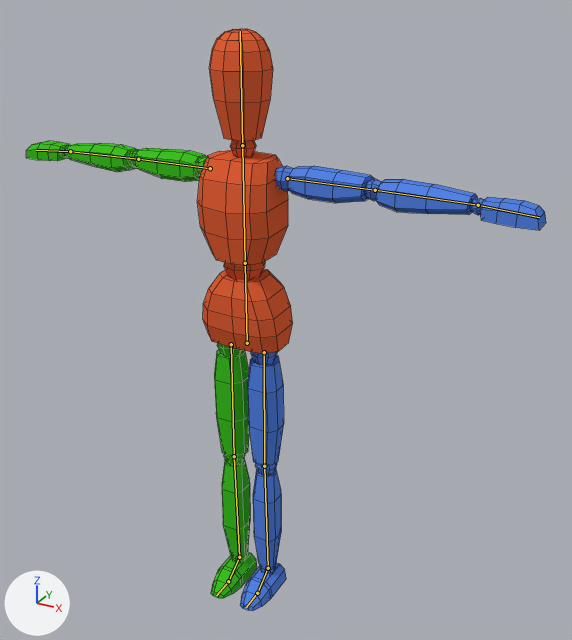
An edit to the Blender file Assets/Blender/E06 Run animation.blend, drawn before and after from the same camera.
Rendered twice from a camera (50 mm lens) standing at (1.099, -1.765, 1.845) and looking at (0.101, 0.05, 0.938). The lights are fixed; the arrows at lower left show +X, +Y and +Z. The bones that bend it are drawn over the model as lines. Mesh edges are drawn as thin lines.
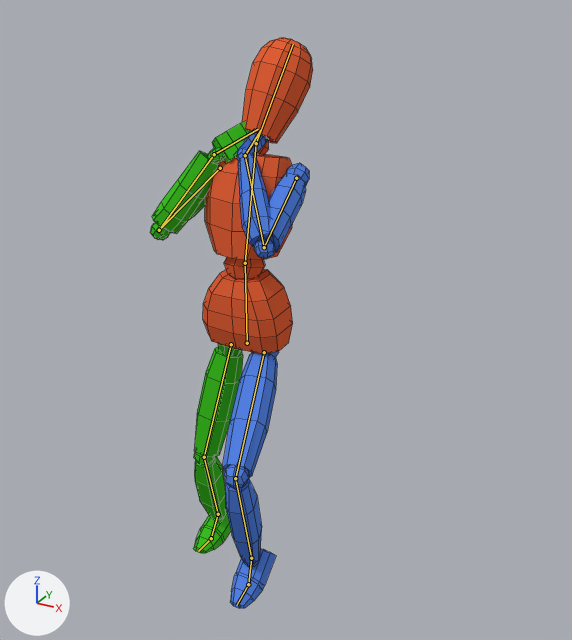
The newer file adds an action. The first version stands in its rest pose; the second is drawn at frame 13 of the action 'Dying'.

What changed in the scene script:
```text
Change bone_spine:
    where bone_spine = bpy.data.objects['Armature'].pose.bones['Spine']  # child of 'Hip'
    bone_spine.rotation_quaternion: (1.0, 0.0, 0.0, 0.0) -> (0.995, -0.105, 0.0, 0.0)  # degrees (0, 0, 0) -> degrees (-12, 0, 0)
Change bone_head:
    where bone_head = bpy.data.objects['Armature'].pose.bones['Head']  # child of 'Spine'
    bone_head.rotation_quaternion: (1.0, 0.0, 0.0, 0.0) -> (0.976, -0.141, -0.153, -0.056)  # degrees (0, 0, 0) -> degrees (-16, -18, -4)
Change bone_upper_arm_l:
    where bone_upper_arm_l = bpy.data.objects['Armature'].pose.bones['Upper Arm.L']  # child of 'Spine'
    bone_upper_arm_l.rotation_quaternion: (1.0, 0.0, 0.0, 0.0) -> (0.653, 0.218, -0.338, -0.642)  # degrees (0, 0, 0) -> degrees (47, -9, -93)
Change bone_lower_arm_l:
    where bone_lower_arm_l = bpy.data.objects['Armature'].pose.bones['Lower Arm.L']  # child of 'Upper Arm.L'
    bone_lower_arm_l.rotation_quaternion: (1.0, 0.0, 0.0, 0.0) -> (0.131, 0.936, 0.277, 0.175)  # degrees (0, 0, 0) -> degrees (159, -15, 36)
Change bone_hand_l:
    where bone_hand_l = bpy.data.objects['Armature'].pose.bones['Hand.L']  # child of 'Lower Arm.L'
    bone_hand_l.rotation_quaternion: (1.0, 0.0, 0.0, 0.0) -> (0.902, 0.167, 0.194, 0.347)  # degrees (0, 0, 0) -> degrees (27, 14, 45)
Change bone_upper_arm_r:
    where bone_upper_arm_r = bpy.data.objects['Armature'].pose.bones['Upper Arm.R']  # child of 'Spine'
    bone_upper_arm_r.rotation_quaternion: (1.0, 0.0, 0.0, 0.0) -> (0.802, 0.237, 0.199, 0.51)  # degrees (0, 0, 0) -> degrees (36, 4, 66)
Change bone_lower_arm_r:
    where bone_lower_arm_r = bpy.data.objects['Armature'].pose.bones['Lower Arm.R']  # child of 'Upper Arm.R'
    bone_lower_arm_r.rotation_quaternion: (1.0, 0.0, 0.0, 0.0) -> (0.203, 0.93, -0.138, -0.273)  # degrees (0, 0, 0) -> degrees (149, 27, -24)
Change bone_hand_r:
    where bone_hand_r = bpy.data.objects['Armature'].pose.bones['Hand.R']  # child of 'Lower Arm.R'
    bone_hand_r.rotation_quaternion: (1.0, 0.0, 0.0, 0.0) -> (0.906, 0.213, -0.289, -0.224)  # degrees (0, 0, 0) -> degrees (35, -25, -36)
Change bone_foot_l:
    where bone_foot_l = bpy.data.objects['Armature'].pose.bones['Foot.L']  # child of 'Lower Leg.L'
    bone_foot_l.rotation_quaternion: (1.0, 0.0, 0.0, 0.0) -> (0.941, -0.339, 0.0, 0.0)  # degrees (0, 0, 0) -> degrees (-40, 0, 0)
Change bone_toes_l:
    where bone_toes_l = bpy.data.objects['Armature'].pose.bones['Toes.L']  # child of 'Foot.L'
    bone_toes_l.rotation_quaternion: (1.0, 0.0, 0.0, 0.0) -> (0.984, 0.178, 0.0, 0.0)  # degrees (0, 0, 0) -> degrees (21, 0, 0)
Change bone_foot_r:
    where bone_foot_r = bpy.data.objects['Armature'].pose.bones['Foot.R']  # child of 'Lower Leg.R'
    bone_foot_r.rotation_quaternion: (1.0, 0.0, 0.0, 0.0) -> (0.989, -0.148, 0.0, 0.0)  # degrees (0, 0, 0) -> degrees (-17, 0, 0)
Change bone_toes_r:
    where bone_toes_r = bpy.data.objects['Armature'].pose.bones['Toes.R']  # child of 'Foot.R'
    bone_toes_r.rotation_quaternion: (1.0, 0.0, 0.0, 0.0) -> (0.989, 0.15, 0.0, 0.0)  # degrees (0, 0, 0) -> degrees (17, 0, 0)
Change bone_leg_ik_l:
    where bone_leg_ik_l = bpy.data.objects['Armature'].pose.bones['Leg IK.L']  # child of 'Root'
    bone_leg_ik_l.location: (0.0, 0.0, 0.0) -> (0.05, -0.181, 0.196)
Change bone_pole_target_l:
    where bone_pole_target_l = bpy.data.objects['Armature'].pose.bones['Pole Target.L']  # child of 'Root'
    bone_pole_target_l.location: (0.0, 0.0, 0.0) -> (0.146, 0.067, 0.0)
Change bone_leg_ik_r:
    where bone_leg_ik_r = bpy.data.objects['Armature'].pose.bones['Leg IK.R']  # child of 'Root'
    bone_leg_ik_r.location: (0.0, 0.0, 0.0) -> (-0.143, 0.094, 0.059)
Change bone_pole_target_r:
    where bone_pole_target_r = bpy.data.objects['Armature'].pose.bones['Pole Target.R']  # child of 'Root'
    bone_pole_target_r.location: (0.0, 0.0, 0.0) -> (-0.035, 0.099, 0.0)
```

What differs and where, as boxes (x1, y1, x2, y2) in the pictures (572 x 640 px):
'Cube', posed (69% narrower)
    before: (26, 29, 546, 611)
    after: (150, 38, 313, 608)
bone 'Spine', root to tip
    before: (245, 263) to (242, 145)
    after: (245, 263) to (256, 143)
bone 'Head', root to tip
    before: (242, 145) to (240, 31)
    after: (256, 143) to (293, 44)
bone 'Upper Arm.L', root to tip
    before: (287, 178) to (375, 190)
    after: (296, 178) to (264, 247)
bone 'Lower Arm.L', root to tip
    before: (375, 190) to (478, 205)
    after: (264, 247) to (245, 155)
bone 'Hand.L', root to tip
    before: (478, 205) to (539, 217)
    after: (245, 155) to (260, 130)
bone 'Upper Arm.R', root to tip
    before: (210, 168) to (138, 159)
    after: (220, 168) to (159, 230)
bone 'Lower Arm.R', root to tip
    before: (138, 159) to (70, 151)
    after: (159, 230) to (214, 154)
bone 'Hand.R', root to tip
    before: (70, 151) to (36, 150)
    after: (214, 154) to (258, 129)
bone 'Foot.L', root to tip
    before: (268, 568) to (257, 593)
    after: (251, 558) to (248, 584)
bone 'Toes.L', root to tip
    before: (257, 593) to (246, 607)
    after: (248, 584) to (236, 605)
bone 'Foot.R', root to tip
    before: (239, 557) to (228, 581)
    after: (218, 514) to (211, 538)
bone 'Toes.R', root to tip
    before: (228, 581) to (216, 595)
    after: (211, 538) to (198, 551)
